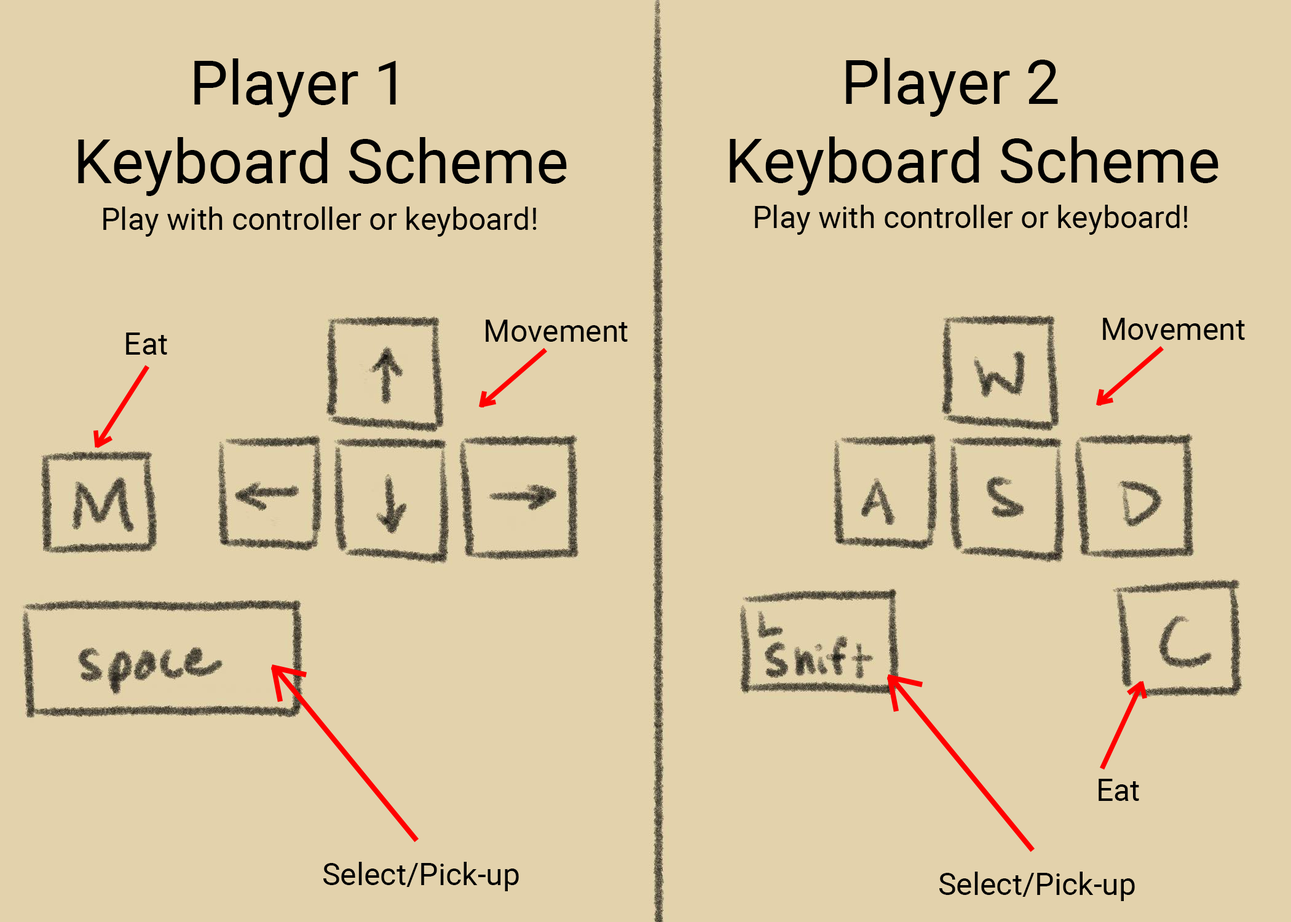
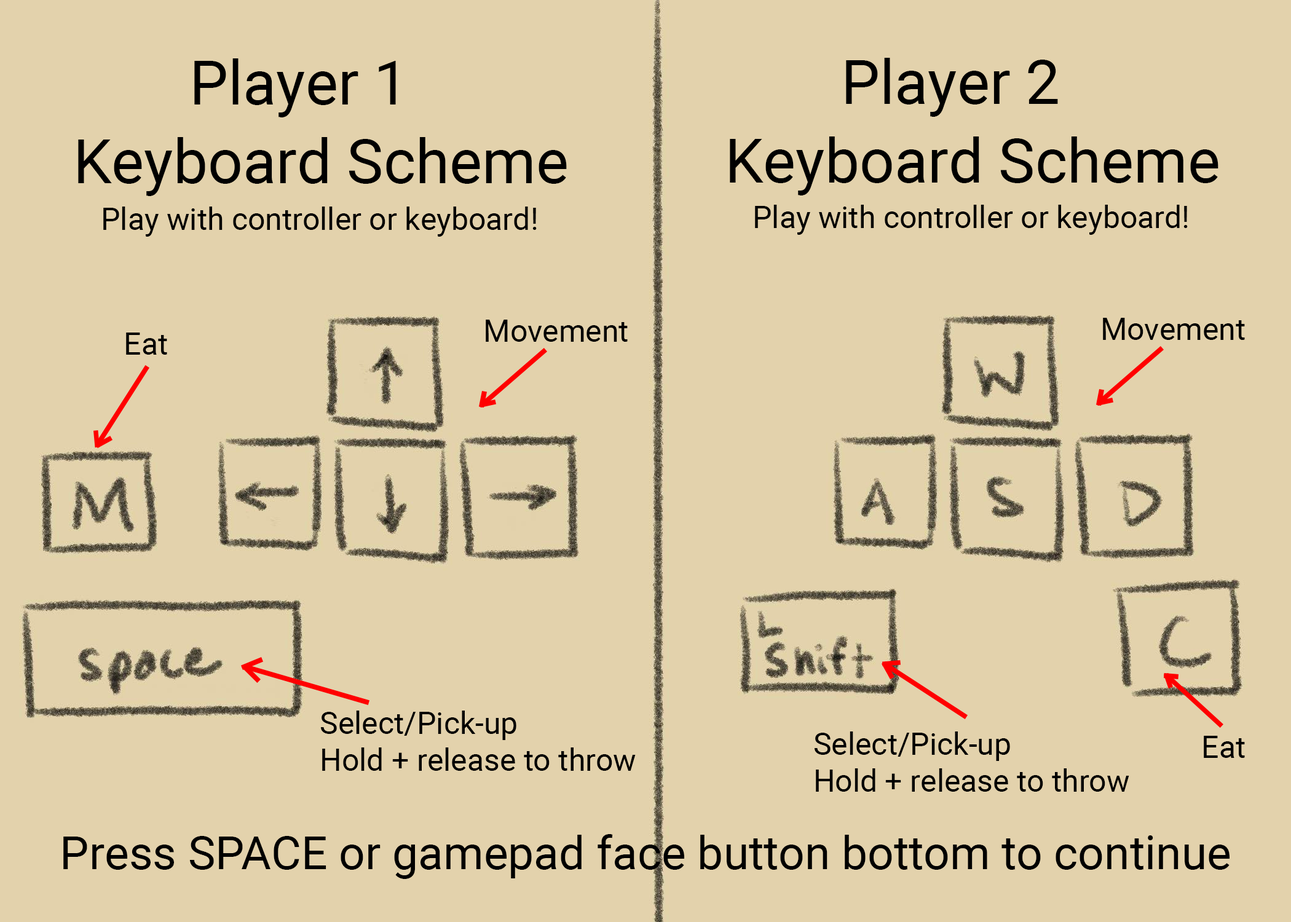
Revision of a layered 1291px x 922px image; what changed, layer by layer:
renamed "Select/Pick-up" to "Select/Pick-up Hold + release to throw", painted on it over (814, 731, 1136, 902)
added layer "Press SPACE or gamepad face button bottom to continue" above "Eat" over (63, 834, 1230, 880)
painted on "Eat" (1st of 2) over (1098, 736, 1246, 802)
painted on "Line 3" (3rd of 6) over (1138, 673, 1179, 700)
painted on "Line 2" (3rd of 6) over (1127, 673, 1174, 696)
painted on "Line 1" (3rd of 6) over (1100, 674, 1224, 770)
painted on "Line 3" (5th of 6) over (882, 660, 924, 688)
painted on "Line 2" (5th of 6) over (881, 661, 900, 713)
painted on "Line 1" (5th of 6) over (883, 662, 1036, 853)
renamed "Select/Pick-up" to "Select/Pick-up Hold + release to throw", painted on it over (321, 710, 636, 892)
painted on "Line 3" (6th of 6) over (241, 657, 307, 678)
painted on "Line 2" (6th of 6) over (241, 664, 283, 703)
painted on "Line 1" (6th of 6) over (244, 664, 419, 843)
